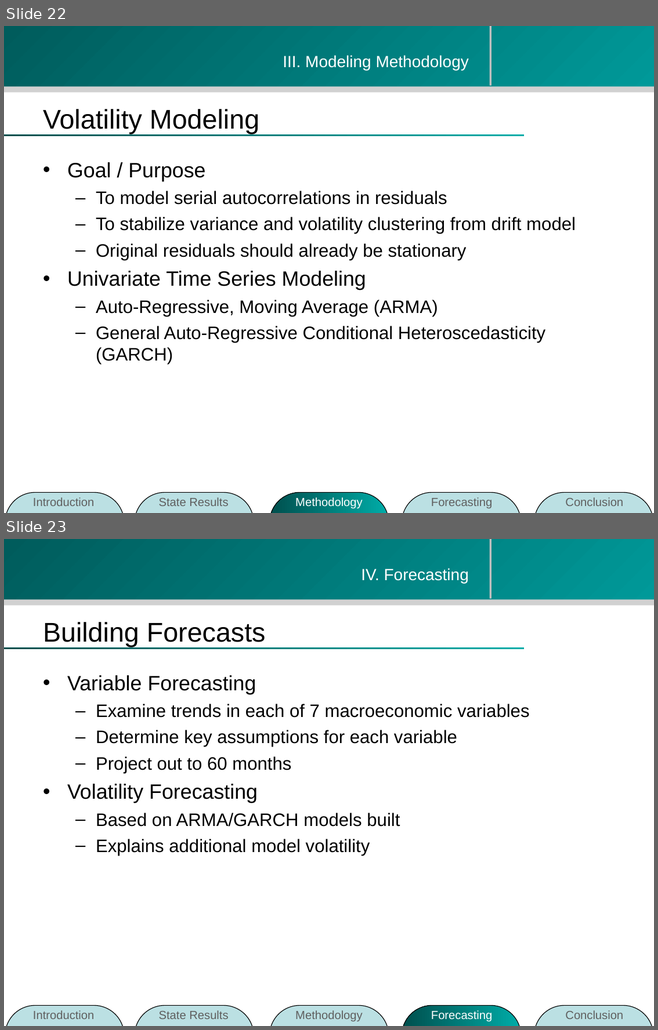
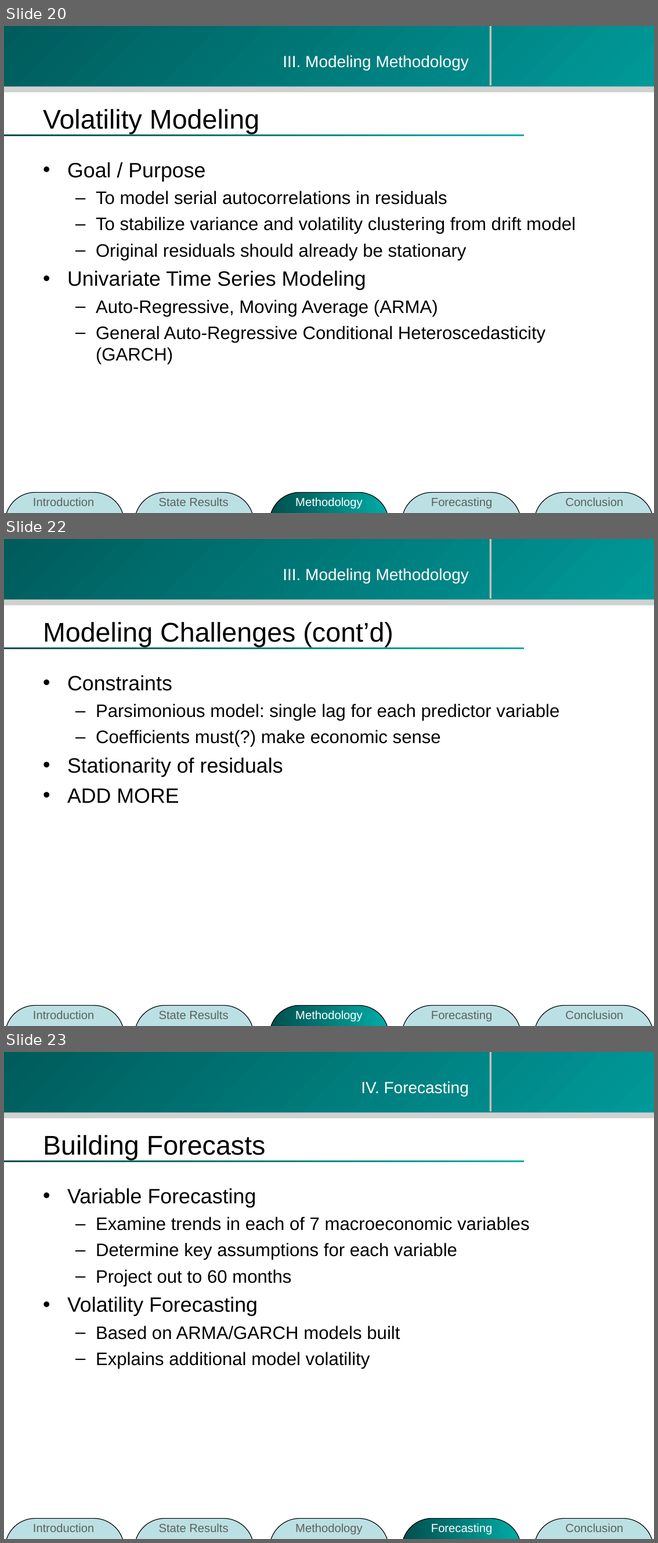
Before and after one commit to zhouzhenghui/svnrepository, a slide deck: SVNRepository/Presentation/M.Eng Final Presentation-take2.ppt. Shown one above the other, each under a label of ours: slides 22 and 23 before the commit, slides 20, 22 and 23 after it; the slides between them are not shown. The pictures are 658x1030 and 658x1543 pixels, drawn with LibreOffice and Linux fonts; fonts in the diff are those of the drawing; background and template pictures are left out. Boxes give left, top, right and bottom in pixels: in the first picture for what was removed or moved away, otherwise in the second. Text is boxed around its words. In the diff, an @@ line names an element or a change of style, - is before the commit and + after.

```diff
--- a/SVNRepository/Presentation/M.Eng Final Presentation-take2.ppt
+++ b/SVNRepository/Presentation/M.Eng Final Presentation-take2.ppt
@@ slide 22 added at [4, 539, 654, 1026], background #FFFFFF; not listed: 4 template elements that a slide beside it also shows @@
@@ text added at [282, 568, 469, 583], 18 pt, text #FFFFFF @@
+III. Modeling Methodology
@@ title added at [43, 622, 393, 647], 30 pt, text #000000 @@
+Modeling Challenges (cont’d)
@@ text added at [67, 675, 559, 803], 20 pt, text #000000 @@
+• Constraints
+  – Parsimonious model: single lag for each predictor variable
+  – Coefficients must(?) make economic sense
+• Stationarity of residuals
+• ADD MORE
@@ group added at [5, 1005, 653, 1026]: 5 rounded rectangles, 5 texts @@
+Introduction
+State Results
+Methodology
+Forecasting
+Conclusion
@@ what was slide 22 is now slide 20 @@
```
Also in this commit, not shown: 10 slides changed, 2 other slides added, 1 slide removed.
